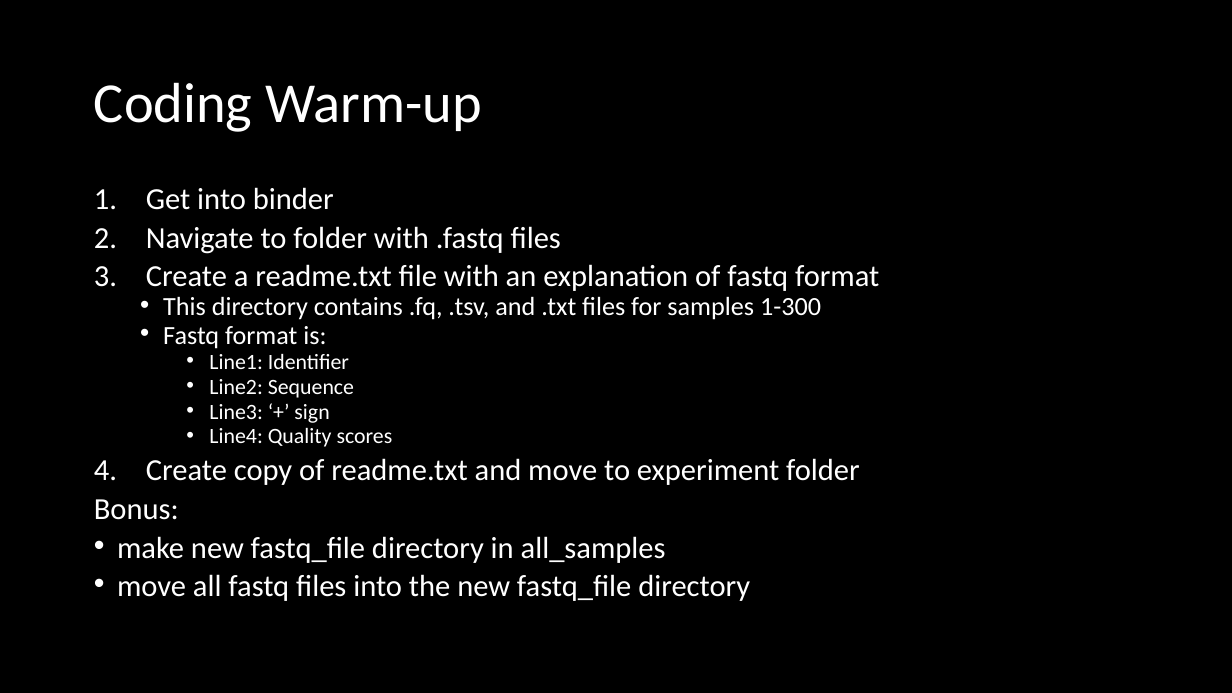
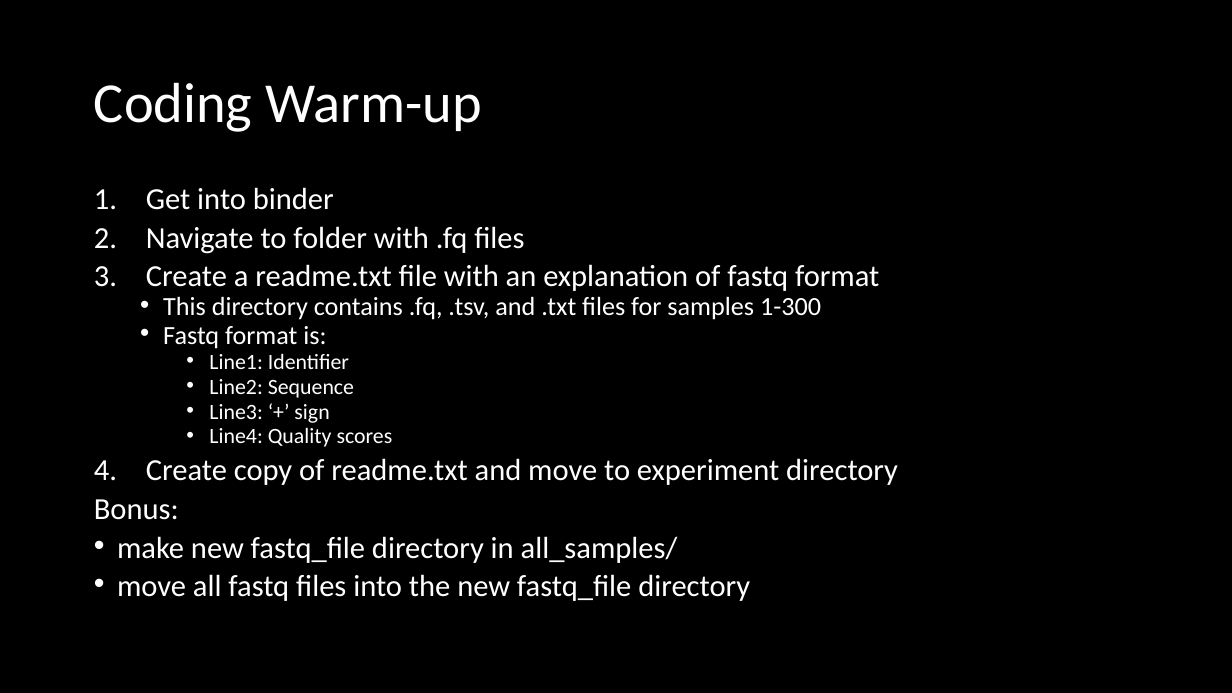
Before and after one commit to madmolecularman/MARC-Summer-2020, a slide deck: slide 7 of resources/coding/coding_necessities_3.pptx. Drawn at 1232x693 pixels with LibreOffice and Linux fonts; fonts in the diff are those of the drawing. Boxes give left, top, right and bottom in pixels: in the first picture for what was removed or moved away, otherwise in the second. Text is boxed around its words. In the diff, an @@ line names an element or a change of style, - is before the commit and + after.

```diff
--- a/resources/coding/coding_necessities_3.pptx
+++ b/resources/coding/coding_necessities_3.pptx
@@ text at box(146, 226, 524, 254): text changed @@
-2. Navigate to folder with .fastq files
+2. Navigate to folder with .fq files
@@ text at box(146, 458, 898, 485): text changed @@
-4. Create copy of readme.txt and move to experiment folder
+4. Create copy of readme.txt and move to experiment directory
@@ text at box(117, 536, 678, 563): text changed @@
-• make new fastq_file directory in all_samples
+• make new fastq_file directory in all_samples/
```
Also in this commit, not shown: 1 other slide changed, 1 slide added, 1 other file.
